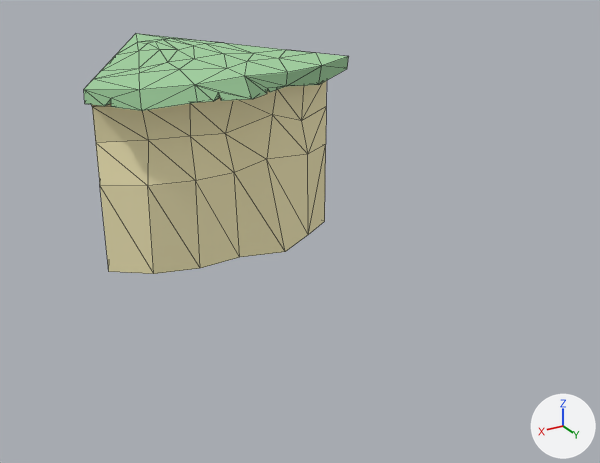
Two versions of the glTF model public/assets/tile8.glb, one commit apart.
Camera for both pictures: a 50 mm lens placed at (0.683, 1.88, 0.633), pointed at (-0.108, 0.562, -0.026). Every picture has the same lights, and +X, +Y and +Z are marked at lower right. Mesh edges are drawn as thin lines. Vertices at the same position are counted once.

Script lines for the objects in view, before the commit:
```python
me_cylinder_028 = bpy.data.meshes.new('Cylinder.028')
me_cylinder_028.from_pydata(...)  # 89 vertices, 168 faces; spans x -0.275..0.275, y 0.0..0.569, z -0.082..0.297
# faces by material slot: [89, 79]
me_cylinder_028.materials.append(mat_stone_009)  # beige #f8eebc
me_cylinder_028.materials.append(mat_top_009)  # green #a4d4a2
ob_hill8 = bpy.data.objects.new('hill8', me_cylinder_028)
ob_hill8.location = (0.0, 0.0, 0.0)
```
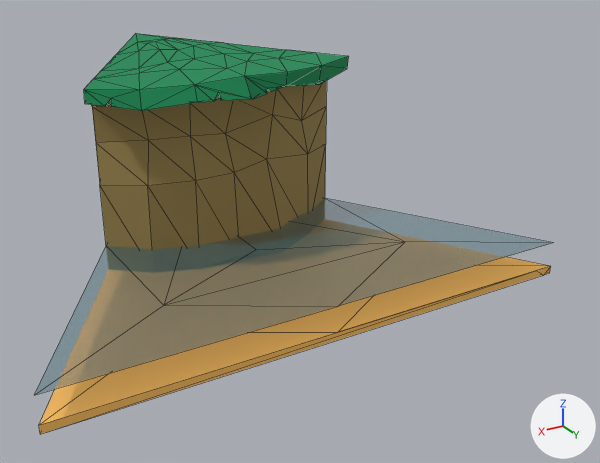
Boxes [x1, y1, x2, y2] around the edits, measured in the pictures (600 x 463 px):
'water8.001', added
    after: [35, 198, 552, 395]
'sand8.001', added (orange)
    after: [39, 257, 551, 434]
part 1 of me_cylinder_028, recoloured
    both: [91, 81, 327, 249]
part 2 of me_cylinder_028, recoloured
    both: [84, 33, 349, 111]

The change, as a diff of the scene's bpy script:
```diff
--- a/public/assets/tile8.glb.py
+++ b/public/assets/tile8.glb.py
@@ mat_top_012 @@
+mat_top_012 = principled_material('top.012')
+mat_top_012.base_color = (0.0103, 0.262, 0.0953)  # green #1a8c57
+mat_top_012.roughness = 1.0
@@ mat_stone_012 @@
+mat_stone_012 = principled_material('stone.012')
+mat_stone_012.base_color = (0.305, 0.223, 0.0782)  # yellow #96824f
+mat_stone_012.roughness = 1.0
@@ mat_sand_004 @@
+mat_sand_004 = principled_material('sand.004')
+mat_sand_004.base_color = (0.982, 0.527, 0.122)  # orange #fdc062
+mat_sand_004.roughness = 1.0
@@ mat_water_004 @@
+mat_water_004 = principled_material('water.004')
+mat_water_004.base_color = (0.00304, 0.144, 0.184)  # dark cyan #0a6a77
+mat_water_004.roughness = 0.357
+mat_water_004.alpha = 0.518
@@ me_cylinder_028 @@
 me_cylinder_028.from_pydata(...)  # 89 vertices, 168 faces; spans x -0.275..0.275, y 0.0..0.569, z -0.082..0.297
 # used by ob_hill8; location = (0.0, 0.0, 0.0)
+# me_cylinder_028 part 1: all 89 faces that had it switch from mat_stone_009 (beige #f8eebc) to mat_stone_012 (yellow #96824f)
+# me_cylinder_028 part 2: all 79 faces that had it switch from mat_top_009 (green #a4d4a2) to mat_top_012 (green #1a8c57)
@@ me_circle_062 @@
+me_circle_062.from_pydata([(0.5, 0.866, 0.0), (-0.5, 0.866, 0.0), (0.0, 0.0, 0.0), (0.5, 0.866, 0.015), (-0.5, 0.866, 0.015), (0.0, 0.0, 0.015), (-0.484, 0.866, 0.0), (-0.459, 0.866, 0.015), (0.0, 0.577, 0.005), (0.25, 0.433, 0.015), (-0.25, 0.433, 0.015), (0.0, 0.289, 0.003), (0.25, 0.722, 0.019), (-0.25, 0.722, 0.02), (0.0, 0.866, 0.015)], [], [(2, 1, 6), (2, 6, 0), (6, 1, 4), (6, 4, 7), (0, 6, 7), (0, 7, 3), (4, 1, 10), (5, 2, 9), (8, 11, 12), (5, 11, 10), (8, 12, 13), (13, 14, 4), (13, 12, 14), (12, 3, 14), (10, 13, 4), (10, 11, 13), (11, 8, 13), (12, 9, 3), (12, 11, 9), (11, 5, 9), (0, 3, 9), (2, 0, 9), (2, 5, 10), (1, 2, 10)])
+me_circle_062.materials.append(mat_sand_004)  # orange #fdc062
@@ me_circle_061 @@
+me_circle_061.from_pydata([(0.5, 0.866, 0.015), (-0.5, 0.866, 0.015), (0.0, 0.0, 0.015), (0.0, 0.577, 0.005), (0.25, 0.433, 0.015), (-0.25, 0.433, 0.015), (0.0, 0.289, 0.003), (0.25, 0.722, 0.019), (-0.25, 0.722, 0.02), (0.0, 0.866, 0.015)], [], [(3, 6, 7), (2, 6, 5), (3, 7, 8), (8, 9, 1), (8, 7, 9), (7, 0, 9), (5, 8, 1), (5, 6, 8), (6, 3, 8), (7, 4, 0), (7, 6, 4), (6, 2, 4)])
+me_circle_061.materials.append(mat_water_004)  # dark cyan #0a6a77
@@ ob_sand8_001 @@
+ob_sand8_001 = bpy.data.objects.new('sand8.001', me_circle_062)
+ob_sand8_001.location = (0.0, 0.0, -0.09)
@@ ob_water8_001 @@
+ob_water8_001 = bpy.data.objects.new('water8.001', me_circle_061)
+ob_water8_001.location = (0.0, 0.0, -0.04)
```
